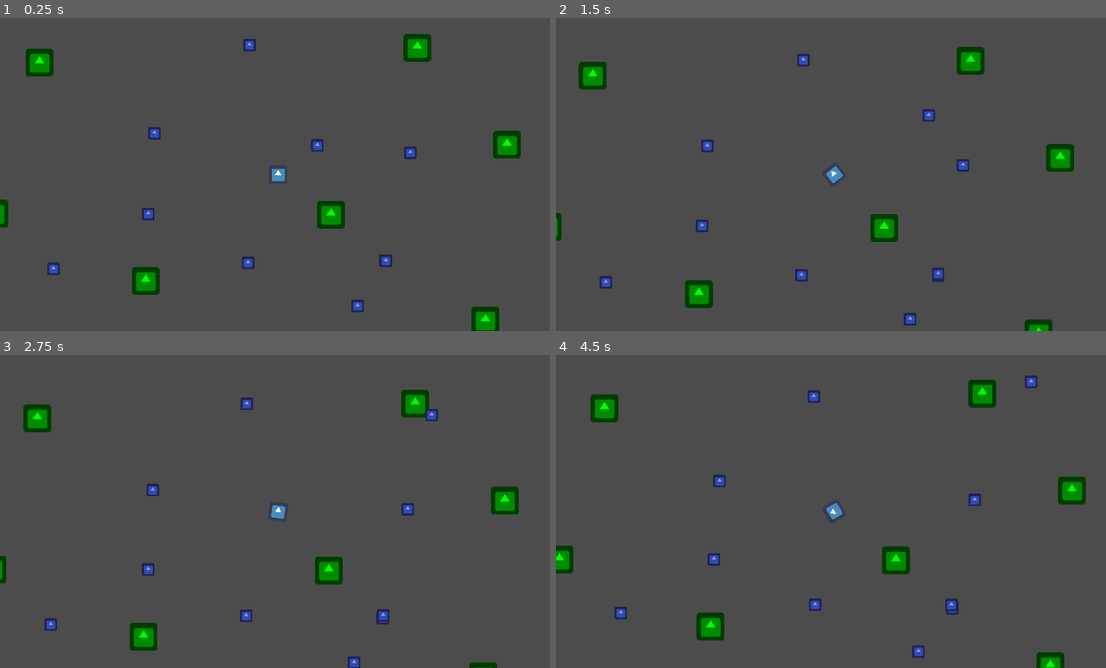
Above: before the commit, frames 1-4 (two rows, left to right).
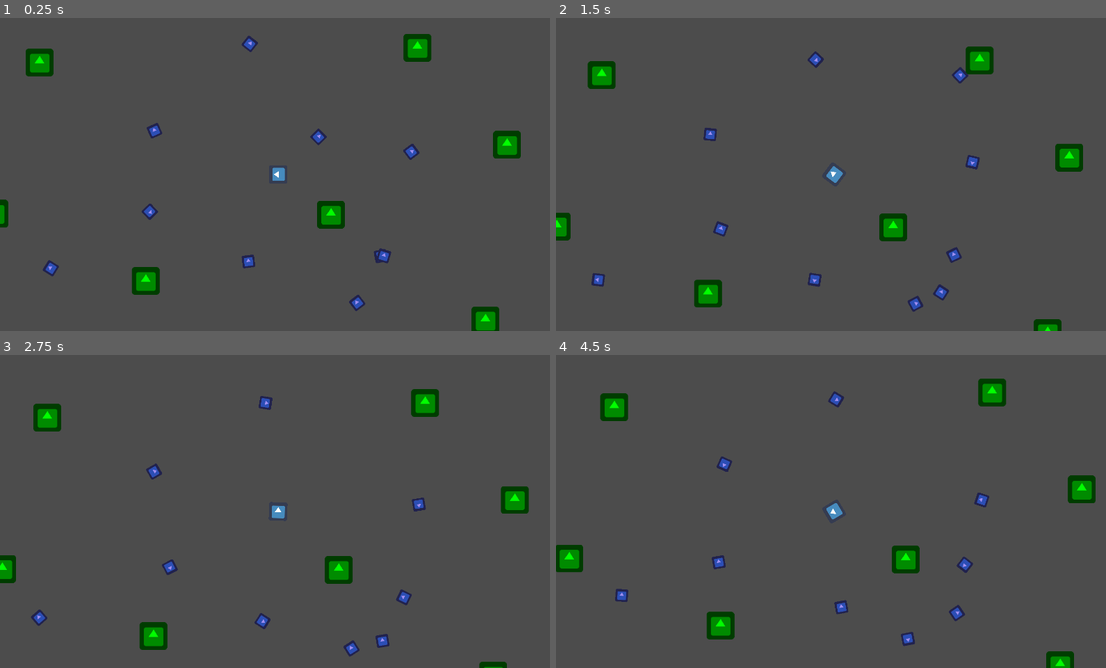
Above: after the commit, the same moments.

Repository: ebrahimebrahim/hungry_and_slow
Game: Godot game, scene res://Main.tscn
Same seed, same stepped clock (60 frames per second), same inputs: the game is played once before the commit and once after it. The engine's default icon, where the game draws it, is replaced by a stand-in: a white triangle on a blue panel in a dark square.
Inputs (mouse positions are in pixels of both pictures, inside the frame that each line leads up to):
- Up to frame 1 (0.25 s): no input
- Up to frame 2 (1.5 s): move the mouse to (957, 158) at 0.52 s; click (957, 158) at 0.67 s; move the mouse to (721, 190) at 1.27 s; click (721, 190) at 1.42 s
- Up to frame 3 (2.75 s): move the mouse to (335, 442) at 2.02 s; click (335, 442) at 2.17 s
- Up to frame 4 (4.5 s): move the mouse to (809, 574) at 2.77 s; click (809, 574) at 2.92 s; move the mouse to (1001, 558) at 3.52 s; click (1001, 558) at 3.67 s; move the mouse to (666, 464) at 4.27 s; click (666, 464) at 4.42 s

The runs differ from the first frame. In frame 1, 0.8% of the frame differs, in the area x 7-77%, y 5-94%; in frame 2, 4.2%; in frame 3, 4.2%; in frame 4, 4.5%, in the area x 0-99%, y 6-100%.

Commit message:
make common creature class for player and prey to inhert from

Diff:
--- /dev/null
+++ b/hungry_and_slow/Creature.gd
@@ -0,0 +1,28 @@
+extends Node2D
+
+export var direction_vec = Vector2(0,-1)
+
+export var max_speed = 400
+export var speed_control_radius = 400
+export var max_rot_speed = deg2rad(360*6)
+
+
+func _ready():
+	update_direction(self.direction_vec)
+
+
+func update_direction(dir : Vector2) -> void :
+	self.direction_vec = dir.normalized()
+	self.rotation = atan2(dir.y,dir.x)+PI/2
+
+
+func rotate_towards(target_direction : Vector2, delta_t : float) -> void:
+	var angle_difference = direction_vec.angle_to(target_direction)
+	if abs(angle_difference) < 0.02:
+		update_direction(target_direction)
+	else:
+		update_direction( direction_vec.rotated((max_rot_speed * delta_t) * angle_difference/PI) )
+
+
+func move_ahead(speed, delta_t) -> void:
+	self.position += (speed * delta_t) * direction_vec
--- a/hungry_and_slow/Main.tscn
+++ b/hungry_and_slow/Main.tscn
@@ -57,33 +57,44 @@
 [node name="PreyList" type="Node" parent="."]
 
 [node name="Prey" parent="PreyList" instance=ExtResource( 4 )]
+max_speed = 300
 
 [node name="Prey2" parent="PreyList" instance=ExtResource( 4 )]
 position = Vector2( -426.643, -141.999 )
+max_speed = 200
 
 [node name="Prey3" parent="PreyList" instance=ExtResource( 4 )]
 position = Vector2( -448.857, 132.496 )
+max_speed = 250
 
 [node name="Prey4" parent="PreyList" instance=ExtResource( 4 )]
 position = Vector2( 369.866, 295.923 )
+max_speed = 450
 
 [node name="Prey5" parent="PreyList" instance=ExtResource( 4 )]
 position = Vector2( 369.866, 295.923 )
+max_speed = 375
+speed_control_radius = 200
 
 [node name="Prey6" parent="PreyList" instance=ExtResource( 4 )]
 position = Vector2( 453.96, -76.9451 )
+max_speed = 150
 
 [node name="Prey7" parent="PreyList" instance=ExtResource( 4 )]
 position = Vector2( -99.7888, -446.64 )
+max_speed = 100
 
 [node name="Prey8" parent="PreyList" instance=ExtResource( 4 )]
 position = Vector2( -106.135, 307.029 )
+max_speed = 175
 
 [node name="Prey9" parent="PreyList" instance=ExtResource( 4 )]
 position = Vector2( -774.124, 324.483 )
+max_speed = 255
 
 [node name="Prey10" parent="PreyList" instance=ExtResource( 4 )]
 position = Vector2( 274.666, 454.59 )
+max_speed = 275
 
 [node name="Player" type="Node2D" parent="."]
 z_index = 5
@@ -91,6 +102,7 @@
 __meta__ = {
 "_edit_group_": true
 }
+direction_vec = Vector2( -1, 0 )
 
 [node name="Mask" type="Sprite" parent="Player"]
 visible = false
--- a/hungry_and_slow/Player.gd
+++ b/hungry_and_slow/Player.gd
@@ -1,10 +1,5 @@
-extends Node2D
+extends "Creature.gd"
 
-var direction_vec = Vector2(0,-1)
-
-var max_speed = 400
-var speed_control_radius = 400
-var max_rot_speed = deg2rad(360*6)
 
 var F   = 400
 var DF  = 140
@@ -13,13 +8,10 @@
 
 
 func _ready():
-	update_direction(self.direction_vec)
 	create_mask()
 
 
-func update_direction(dir : Vector2) -> void :
-	self.direction_vec = dir.normalized()
-	self.rotation = atan2(dir.y,dir.x)+PI/2
+
 
 
 func get_mouse_relpos() -> Vector2:
@@ -29,19 +21,13 @@
 	if (Input.is_mouse_button_pressed(BUTTON_LEFT)):
 		var rel_mouse_pos : Vector2 = get_mouse_relpos()
 
-		var angle_difference = direction_vec.angle_to(rel_mouse_pos)
+		rotate_towards(rel_mouse_pos,delta)
 
-		# If angle diff is smaller than threshold (in radians),
-		# then snap to correct rotation immediately.
-		# Otherwise head gradually towards correct rotation
-		if abs(angle_difference) < 0.02:
-			update_direction(rel_mouse_pos)
-		else:
-			update_direction( direction_vec.rotated((max_rot_speed * delta) * angle_difference/PI) )
+		var speed = max_speed * min(rel_mouse_pos.length(),speed_control_radius)/float(speed_control_radius)
+		move_ahead(speed,delta)
 
 
-		var speed = max_speed * min(rel_mouse_pos.length(),speed_control_radius)/float(speed_control_radius)
-		self.position += (speed * delta) * direction_vec
+
 
 
 func create_mask():
--- a/hungry_and_slow/Prey.gd
+++ b/hungry_and_slow/Prey.gd
@@ -1,6 +1,5 @@
-extends Node2D
+extends "Creature.gd"
 
-export var speed = 200
 export var freakout_radius = 200
 export var panic_time = 3 # will be the wait_time of child node panic timer
 
@@ -23,9 +22,12 @@
 
 func _process(delta):
 	if player_nearby:
-		position += (position - last_known_player_pos).normalized() * speed * delta
+		rotate_towards(position - last_known_player_pos,delta)
+		move_ahead(max_speed,delta)
 	else:
-		position += Vector2(1,0).rotated(randf()*2*PI) * speed/5 * delta
+		rotate_towards(Vector2(1,0).rotated(randf()*2*PI),delta)
+		move_ahead(max_speed/5,delta)
+
 
 
 func _on_Panic_Cooldown_timeout():
